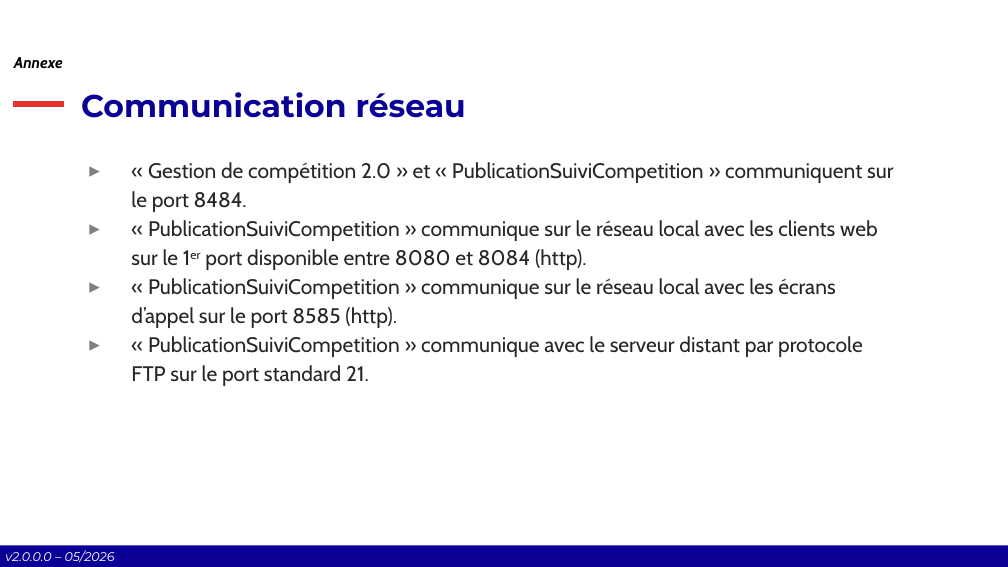
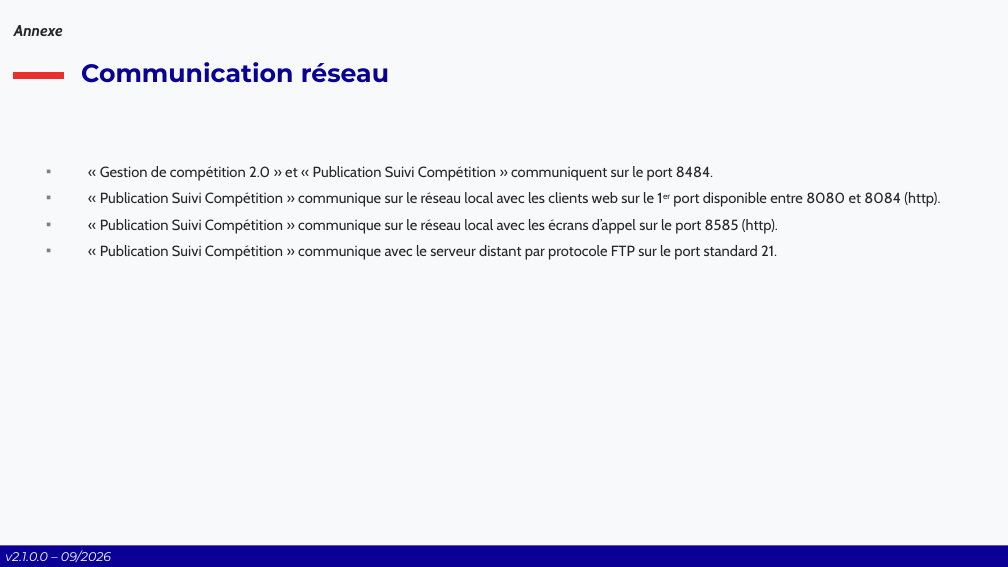
Before and after one commit to Comite-Rhone-Judo/PublicationSuiviCompetition, a slide deck: slide 46 of AppPublication/Documentation/PublicationSuiviCompetition - Manuel d'utilisation.pptx (slide 45 before the commit). Drawn at 1008x567 pixels with LibreOffice and Linux fonts; fonts in the diff are those of the drawing; background and template pictures are left out. Boxes give left, top, right and bottom in pixels: in the first picture for what was removed or moved away, otherwise in the second. Text is boxed around its words. In the diff, an @@ line names an element or a change of style, - is before the commit and + after.

```diff
--- a/AppPublication/Documentation/PublicationSuiviCompetition - Manuel d'utilisation.pptx
+++ b/AppPublication/Documentation/PublicationSuiviCompetition - Manuel d'utilisation.pptx
@@ background #FFFFFF to #F8F9FA @@
@@ text "Annexe": place and size @@
-text "Annexe" at box(14, 57, 63, 68)
+text "Annexe" at box(14, 25, 63, 36)
@@ text "Annexe" at box(14, 25, 63, 36): text colour #000000 to #262626 @@
@@ title "Communication réseau": place and size @@
-title "Communication réseau" at box(81, 92, 466, 118)
+title "Communication réseau" at box(81, 62, 389, 83)
@@ title "Communication réseau" at box(81, 62, 389, 83): size 30 to 24 pt; vertical alignment bottom to middle @@
@@ line moved from (14, 104) - (64, 104) to (14, 76) - (64, 76) @@
@@ rectangle removed at box(227, 116, 782, 450) @@
@@ text at box(100, 166, 940, 260): text changed; size 20 to 14 pt @@
-▸ « Gestion de compétition 2.0 » et « PublicationSuiviCompetition » communiquent sur le port 8484.
-▸ « PublicationSuiviCompetition » communique sur le réseau local avec les clients web sur le 1er port disponible entre 8080 et 8084 (http).
-▸ « PublicationSuiviCompetition » communique sur le réseau local avec les écrans d’appel sur le port 8585 (http).
-▸ « PublicationSuiviCompetition » communique avec le serveur distant par protocole FTP sur le port standard 21.
+▪ « Gestion de compétition 2.0 » et « Publication Suivi Compétition » communiquent sur le port 8484.
+▪ « Publication Suivi Compétition » communique sur le réseau local avec les clients web sur le 1er port disponible entre 8080 et 8084 (http).
+▪ « Publication Suivi Compétition » communique sur le réseau local avec les écrans d’appel sur le port 8585 (http).
+▪ « Publication Suivi Compétition » communique avec le serveur distant par protocole FTP sur le port standard 21.
@@ text at box(5, 550, 111, 563): text changed @@
-v2.0.0.0 – 05/2026
+v2.1.0.0 – 09/2026
```
Also in this commit, not shown: 51 other slides changed, 4 slides added, 1 slide removed, 16 other files.
